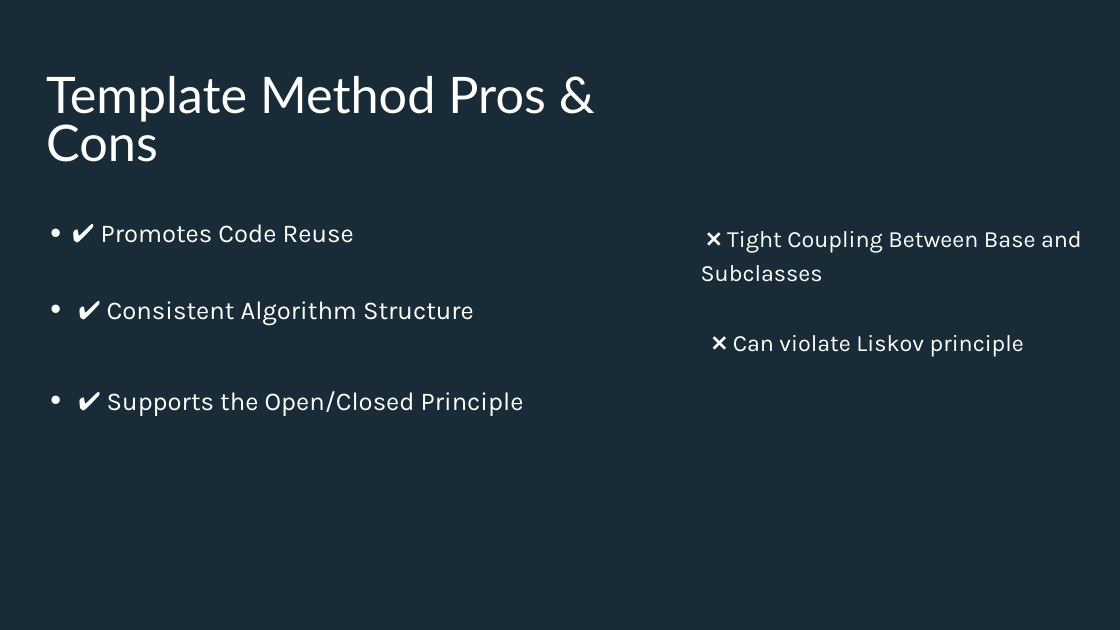
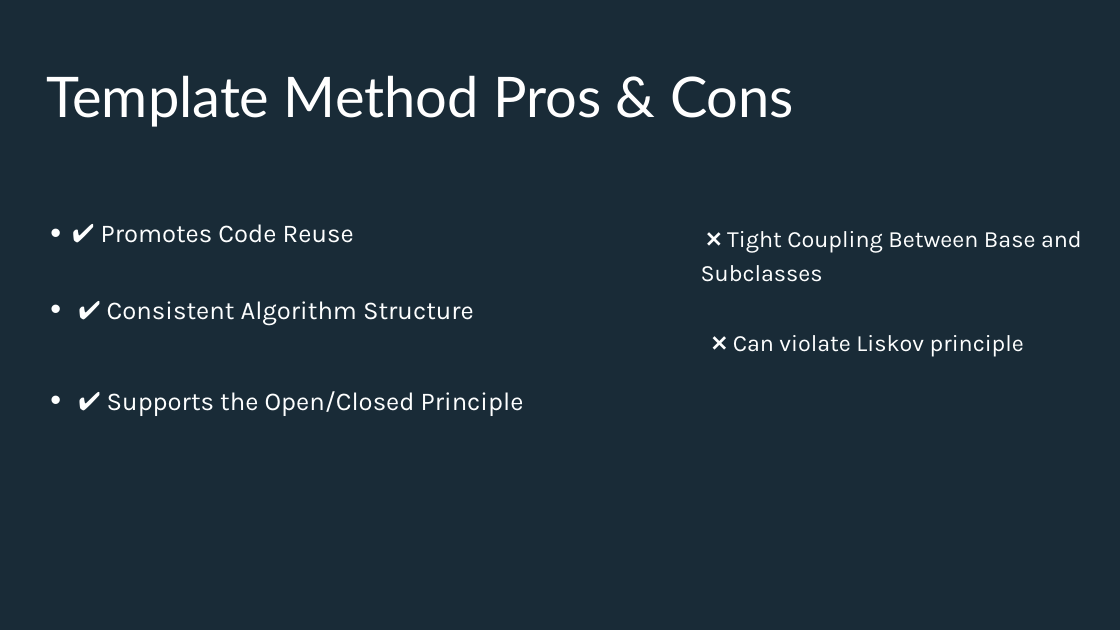
Before and after one commit to alexandruvladila/EndavaDesignPattern, a slide deck: slide 18 of Back to the basics, explaining design patterns with real life examples - Stragety & Template Method.pptx. Drawn at 1120x630 pixels with LibreOffice and Linux fonts; fonts in the diff are those of the drawing; background and template pictures are left out. Boxes give left, top, right and bottom in pixels: in the first picture for what was removed or moved away, otherwise in the second. Text is boxed around its words. In the diff, an @@ line names an element or a change of style, - is before the commit and + after.

```diff
--- a/Back to the basics, explaining design patterns with real life examples - Stragety & Template Method.pptx
+++ b/Back to the basics, explaining design patterns with real life examples - Stragety & Template Method.pptx
@@ title "Template Method Pros & Cons" at (x1=46, y1=75, x2=794, y2=127): size 86.4 to 96 pt @@
```
Also in this commit, not shown: 8 other slides changed, 1 slide removed, 1 other file.
